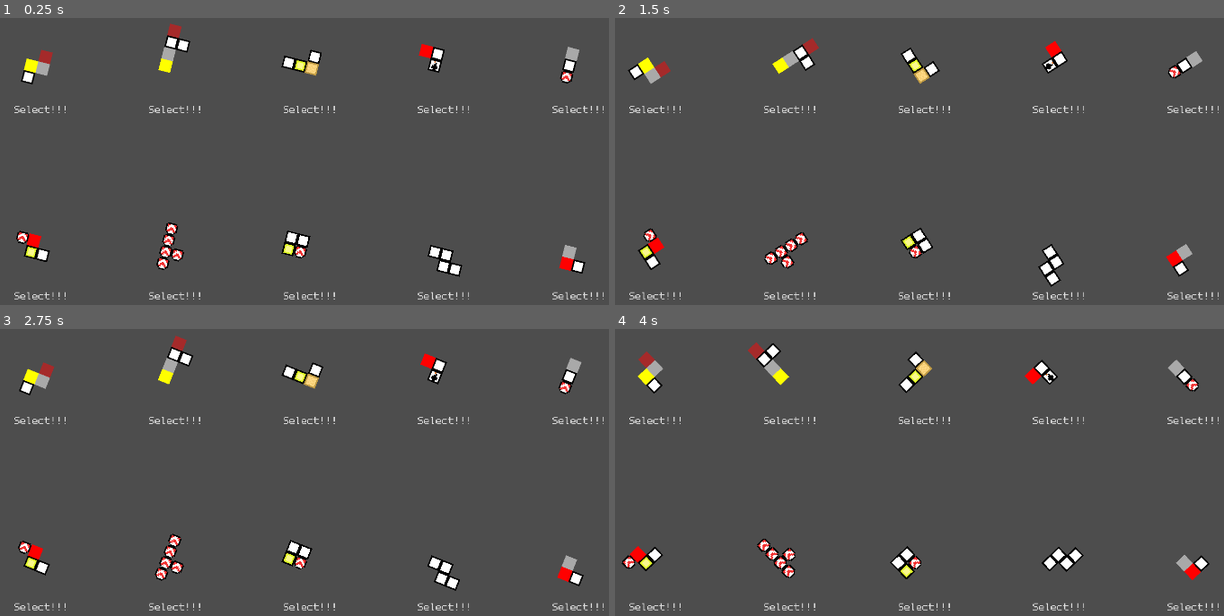
Above: before the commit, frames 1-4 (two rows, left to right).
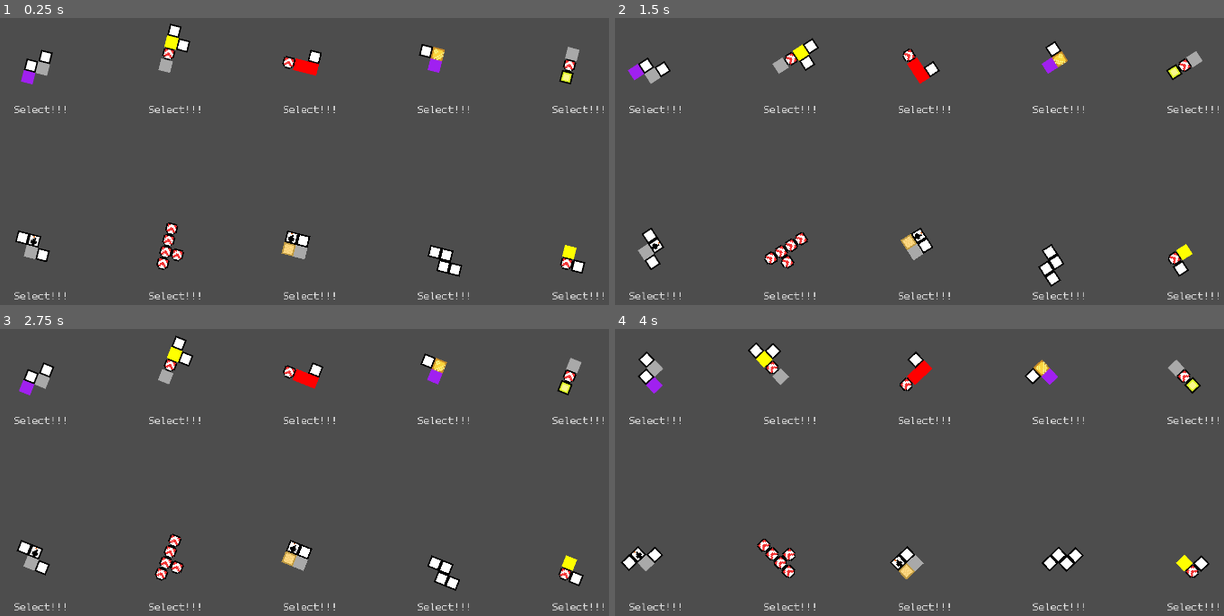
Above: after the commit, the same moments.

Repository: AsgerHB/create-jam-spring-2025
Game: Godot game, scene res://Scenes/Selector.tscn
Two runs of this game, one before a commit and one after it. Both use one fixed random seed, a clock stepped at 60 frames per second and the inputs below. This scene is started directly instead of the project's main scene.
Inputs:
- Up to frame 1 (0.25 s): no input
- Up to frame 2 (1.5 s): hold Right (ui_right) 0.53-1.28 s; hold Space (slam_down) from 1.28 s (still down)
- Up to frame 3 (2.75 s): release Space (slam_down) at 2.03 s; hold Right (ui_right) from 2.03 s (still down)
- Up to frame 4 (4 s): release Right (ui_right) at 2.78 s; hold Up (ui_up) 2.78-3.53 s; hold Left (ui_left) from 3.53 s (still down)

The runs differ from the first frame. In frame 1, 1.7% of the frame differs, in the area x 2-95%, y 1-89%; in frame 2, 1.7%; in frame 3, 1.7%; in frame 4, 1.7%.

Commit message:
Added monster

Diff:
--- a/Scripts/Cell.gd
+++ b/Scripts/Cell.gd
@@ -16,6 +16,7 @@
 	Gift,
 	PlantPot,
 	Plant,
+	Monster,
 }
 # Map that assigns a complexity score to each cell type
 const infinity = 1000000
@@ -32,6 +33,7 @@
 	Type.Gift: 1,
 	Type.PlantPot: 1,
 	Type.Plant: infinity,
+	Type.Monster: 1,
 }
 # A mapping of a sprite's state and where it maps to in the sprite sheet
 const SpriteCoords: Dictionary[Type, Vector2i] = {
@@ -68,6 +70,8 @@
 			draw_rect(rec, Color.BROWN)
 		Type.Plant:
 			draw_rect(rec, Color.GREEN)
+		Type.Monster:
+			draw_rect(rec, Color.PURPLE)
 		_:
 			var sprite_coords = SpriteCoords[type]
 			draw_texture_rect_region(sprite_sheet, rec, Rect2(sprite_coords.x, sprite_coords.y, 8,8))
@@ -144,6 +148,25 @@
 					else:
 						game.set_at(pos.x, pos.y, Type.Plant)
 						break
+		Type.Monster:
+			var moved = false
+			if tick % 3 == 0:
+				moved = moved or game.try_move_cell(grid_pos.x, grid_pos.y, grid_pos.x, grid_pos.y + 1)
+			if not moved and tick % 12 == 0:
+				var possible_directions = []
+				if not game.out_of_bounds(grid_pos.x - 1, grid_pos.y) and game.get_at(grid_pos.x - 1, grid_pos.y) == null:
+					possible_directions.append(Vector2i(-1, 0))
+				elif not game.out_of_bounds(grid_pos.x - 1, grid_pos.y - 1) and game.get_at(grid_pos.x - 1, grid_pos.y - 1) == null:
+					possible_directions.append(Vector2i(-1, -1))
+
+				if not game.out_of_bounds(grid_pos.x + 1, grid_pos.y) and game.get_at(grid_pos.x + 1, grid_pos.y) == null:
+					possible_directions.append(Vector2i(1, 0))
+				elif not game.out_of_bounds(grid_pos.x + 1, grid_pos.y - 1) and game.get_at(grid_pos.x + 1, grid_pos.y - 1) == null:
+					possible_directions.append(Vector2i(1, -1))
+
+				if possible_directions.size() > 0:
+					var direction = possible_directions[randi() % possible_directions.size()]
+					game.try_move_cell(grid_pos.x, grid_pos.y, grid_pos.x + direction.x, grid_pos.y + direction.y)
 
 func on_place(game: TetrisGame):
 	# Called when the cell is placed
Not shown: 1 places in Scenes/Main Menu.tscn that only renumber resources
